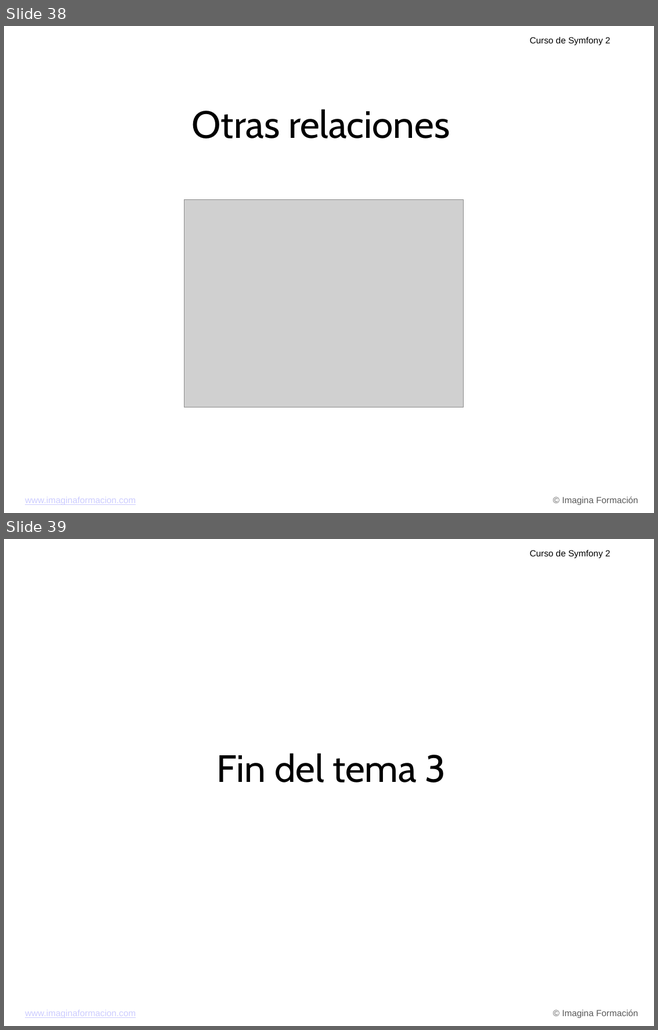
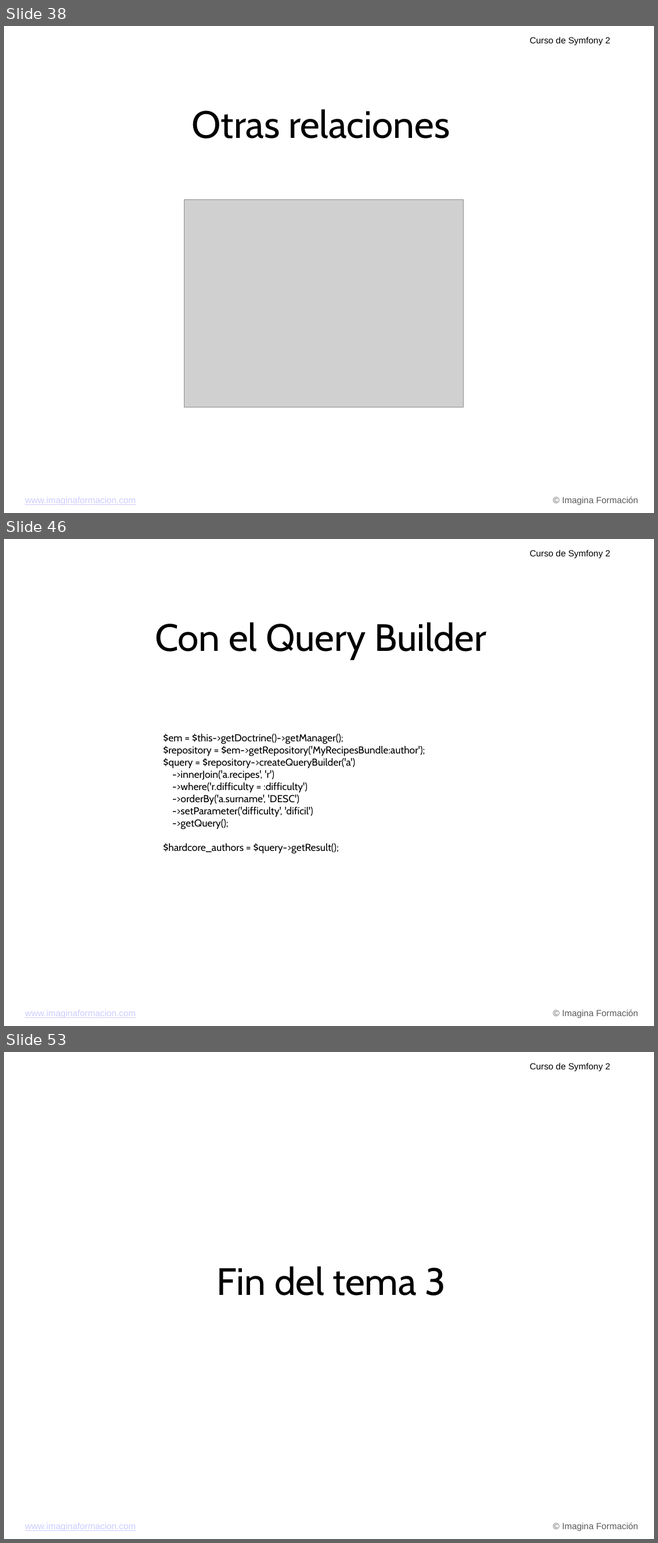
Before and after one commit to carlescliment/curso-symfony2, a slide deck: compiled/ppt/Tema 3.ppt. Shown one above the other, each under a label of ours: slides 38 and 39 before the commit, slides 38, 46 and 53 after it; the slides between them are not shown. The pictures are 658x1030 and 658x1543 pixels, drawn with LibreOffice and Linux fonts; fonts in the diff are those of the drawing; grey boxes stand for pictures; background and template pictures are left out. Boxes give left, top, right and bottom in pixels: in the first picture for what was removed or moved away, otherwise in the second. Text is boxed around its words. In the diff, an @@ line names an element or a change of style, - is before the commit and + after.

```diff
--- a/compiled/ppt/Tema 3.ppt
+++ b/compiled/ppt/Tema 3.ppt
@@ slide 46 added at (x1=4, y1=539, x2=654, y2=1026), background picture (left out); not listed: 3 template elements that a slide beside it also shows @@
@@ text added at (x1=155, y1=622, x2=486, y2=660), 60 pt, text #000000 @@
+Con el Query Builder
@@ text added at (x1=163, y1=734, x2=424, y2=854), 16 pt, text #000000 @@
+$em = $this->getDoctrine()->getManager();
+$repository = $em->getRepository('MyRecipesBundle:author');
+$query = $repository->createQueryBuilder('a')
+->innerJoin('a.recipes', 'r')
+->where('r.difficulty = :difficulty')
+->orderBy('a.surname', 'DESC')
+->setParameter('difficulty', 'difícil')
+->getQuery();
+$hardcore_authors = $query->getResult();
@@ what was slide 39 is now slide 53 @@
```
Also in this commit, not shown: 13 other slides added.
